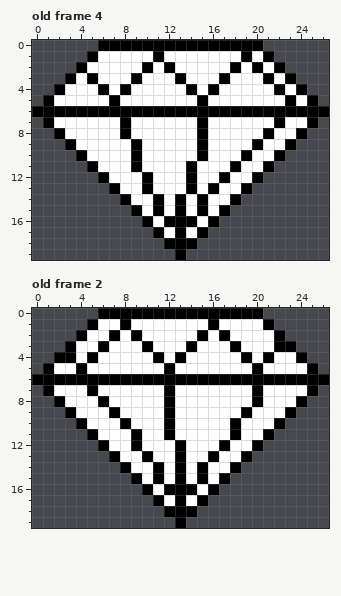
File history of a pixel-art file, image-edits/aseprite/gem.aseprite. The first picture shows the starting point.
27x20 pixels, 7 frames. Shown: old frame 4, old frame 2. The commit also changed other frames, which this record leaves out.
New version:
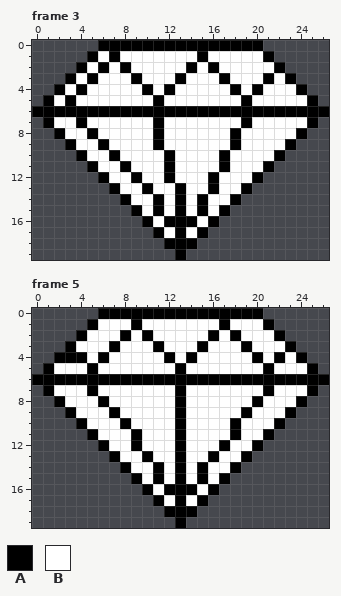
Palette (. is transparent): A #000000  B #ffffff
A new or re-ordered frame is compared with the old frame closest to it.
The commit says: Fixed gem spinning speed
Edits made:
frames 7 -> 8
--- frame 3 is new; against old frame 4
@@ x 0..26 @@
  0 ......AAAAAAAAAAAAAAA......
- 1 .....ABBBBBABBBBBBBABA.....
- 2 ....ABBBBBABABBBBBABABA....
+ 1 .....ABABBBBBBBABBBBBA.....
+ 2 ....ABABABBBBBABABBBBBA....
  3 ...ABABBBABBBABBBABBBABA...
- 4 ..ABBBABABBBBBABABBBBBABA..
- 5 .ABBBBBABBBBBBBABBBBBBBABA.
+ 4 ..ABABBBBBABABBBBBABABBBA..
+ 5 .ABABBBBBBBABBBBBBBABBBBBA.
  6 AAAAAAAAAAAAAAAAAAAAAAAAAAA
- 7 .ABBBBBBABBBBBBABBBBBBABBA.
- 8 ..ABBBBBABBBBBBABBBBBABBA..
- 9 ...ABBBBBABBBBBABBBBABBA...
-10 ....ABBBBABBBBBABBBABBA....
-11 .....ABBBABBBBABBBABBA.....
-12 ......ABBBABBBABBABBA......
-13 .......ABBABBBABABBA.......
+ 7 .ABBABBBBBBABBBBBBBABBBBBA.
+ 8 ..ABBABBBBBABBBBBBABBBBBA..
+ 9 ...ABBABBBBABBBBBBABBBBA...
+10 ....ABBABBBBABBBBABBBBA....
+11 .....ABBABBBABBBBABBBA.....
+12 ......ABBABBABBBABBBA......
+13 .......ABBABBABBABBA.......
 14 ........ABBABABABBA........
--- frame 5 is new; against old frame 2
@@ x 0..26 @@
  0 ......AAAAAAAAAAAAAAA......
- 1 .....ABBABBBBBBBABBBBA.....
- 2 ....ABBABABBBBBABABBBBA....
- 3 ...ABBABBBABBBABBBABBBAA...
- 4 ..AABABBBBBABABBBBBABABBA..
- 5 .ABBABBBBBBBABBBBBBBABBBBA.
+ 1 .....ABBBABBBBBBBABBBA.....
+ 2 ....ABBBABABBBBBABABBBA....
+ 3 ...ABBBABBBABBBABBBABBBA...
+ 4 ..AAABABBBBBABABBBBBABABA..
+ 5 .ABBBABBBBBBBABBBBBBBABBBA.
  6 AAAAAAAAAAAAAAAAAAAAAAAAAAA
- 7 .ABBBABBBBBBABBBBBBBABBBBA.
- 8 ..ABBBABBBBBABBBBBBBABBBA..
- 9 ...ABBBABBBBABBBBBBABBBA...
-10 ....ABBBABBBABBBBBABBBA....
-11 .....ABBBABBABBBBBABBA.....
+ 7 .ABBBABBBBBBBABBBBBBBABBBA.
+ 8 ..ABBBABBBBBBABBBBBBABBBA..
+ 9 ...ABBBABBBBBABBBBBABBBA...
+10 ....ABBBABBBBABBBBABBBA....
+11 .....ABBBABBBABBBBABBA.....
 12 ......ABBABBBABBBABBA......
